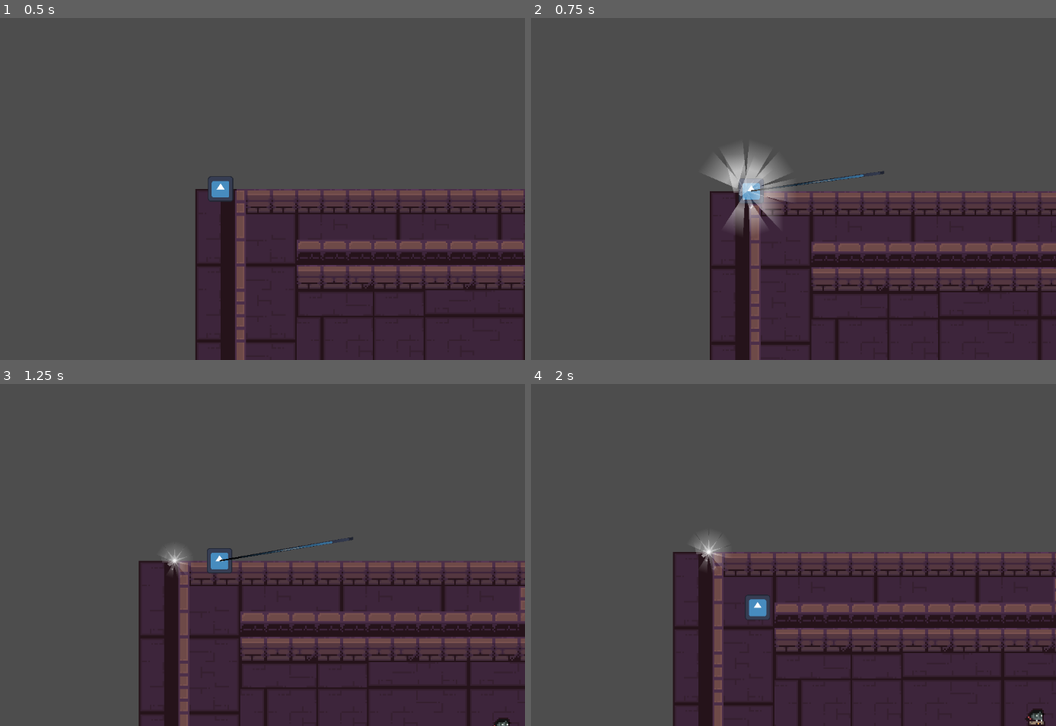
Above: before the commit, frames 1-4 (two rows, left to right).
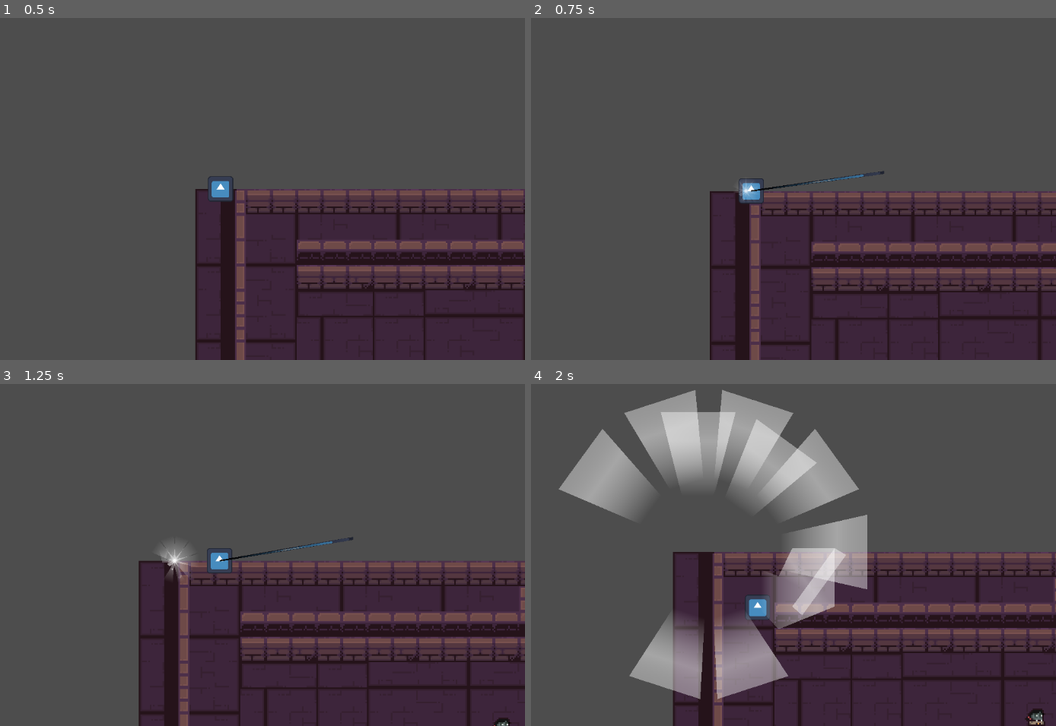
Above: after the commit, the same moments.

Repository: mabanana/winter-jam-2025
Game: Godot game, scene res://levels/level_test.tscn
The game is run twice, just before and just after one commit, with the same random seed, the same clock (stepped at 60 frames per second) and the same inputs. The engine's default icon, where the game draws it, is replaced by a stand-in: a white triangle on a blue panel in a dark square.
Inputs (mouse positions are in pixels of both pictures, inside the frame that each line leads up to):
- Up to frame 1 (0.5 s): no input
- Up to frame 2 (0.75 s): tap Enter at 0.5 s; move the mouse to (888, 171) at 0.52 s; hold Right (right) from 0.53 s (still down); hold Right mouse button (aim) from 0.53 s (still down); click (888, 171) at 0.67 s
- Up to frame 3 (1.25 s): keep holding Right (right); keep holding Right mouse button (aim)
- Up to frame 4 (2 s): move the mouse to (630, 572) at 1.27 s; release Right (right) at 1.28 s; release Right mouse button (aim) at 1.28 s; hold S (down) from 1.28 s (still down); right-click (630, 572) at 1.35 s

Frame 1 is identical in both runs. In frame 2, 2.0% of the frame differs, in the area x 33-50%, y 38-63%; in frame 3, less than 0.1%; in frame 4, 20%, in the area x 5-65%, y 1-93%.

Commit message:
Update sound shader

Diff:
--- a/PlayerController/Player.gdshader
+++ b/PlayerController/Player.gdshader
@@ -4,6 +4,7 @@
 uniform float noisiness = 0.8;
 uniform float band_width = 0.4;
 uniform sampler2D color_texture;
+uniform float progress;
 
 void vertex() {
 	// Called for every vertex the material is visible on.
@@ -11,7 +12,7 @@
 
 void fragment() {
 	COLOR *= mix(texture(noise, UV).r, COLOR.r, noisiness);
-	COLOR.a = band_width - abs(COLOR.r - sin(TIME)) * (1.0 / band_width);
+	COLOR.a = band_width - abs(COLOR.r - sin(progress)) * (1.0 / band_width);
 	COLOR.rgb = texture(color_texture, UV).rgb;
 }
 
--- a/PlayerController/sound_emitter.gd
+++ b/PlayerController/sound_emitter.gd
@@ -38,7 +38,14 @@
 		var line2D = Line2D.new()
 		line2D.width_curve = curve
 		line2D.gradient = gradient
-		line2D.material = shader
+		line2D.material = shader.duplicate()
+		var tween := create_tween()
+		tween.set_trans(Tween.TRANS_QUAD)
+		tween.tween_method(func(progress):
+			line2D.material.set_shader_parameter("progress", progress)
+			, PI/2, PI, 1.5)
+		tween.play()
+
 		var line_points := point_array
 		line_points.insert(0, source.global_position)
 		line2D.default_color = Color(1.0, 1.0, 1.0, 0.2)
--- a/PlayerController/sound_travel_shader.tres
+++ b/PlayerController/sound_travel_shader.tres
@@ -14,6 +14,7 @@
 [sub_resource type="FastNoiseLite" id="FastNoiseLite_1vfqo"]
 
 [sub_resource type="NoiseTexture2D" id="NoiseTexture2D_drfae"]
+resource_local_to_scene = true
 noise = SubResource("FastNoiseLite_1vfqo")
 
 [resource]
@@ -23,3 +24,4 @@
 shader_parameter/noisiness = 0.8
 shader_parameter/band_width = 0.5
 shader_parameter/color_texture = SubResource("CurveTexture_thjmp")
+shader_parameter/progress = 0.0
